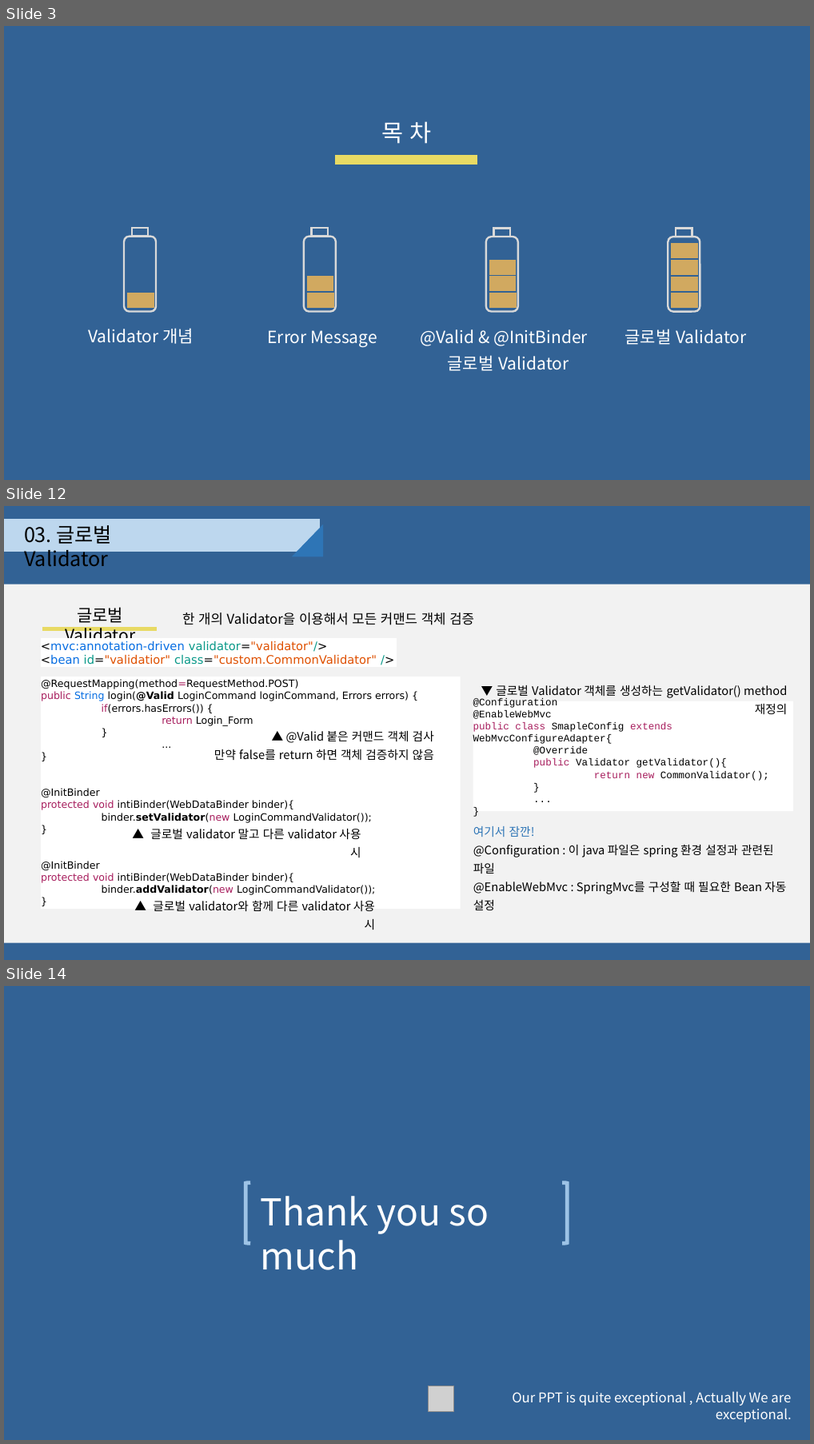
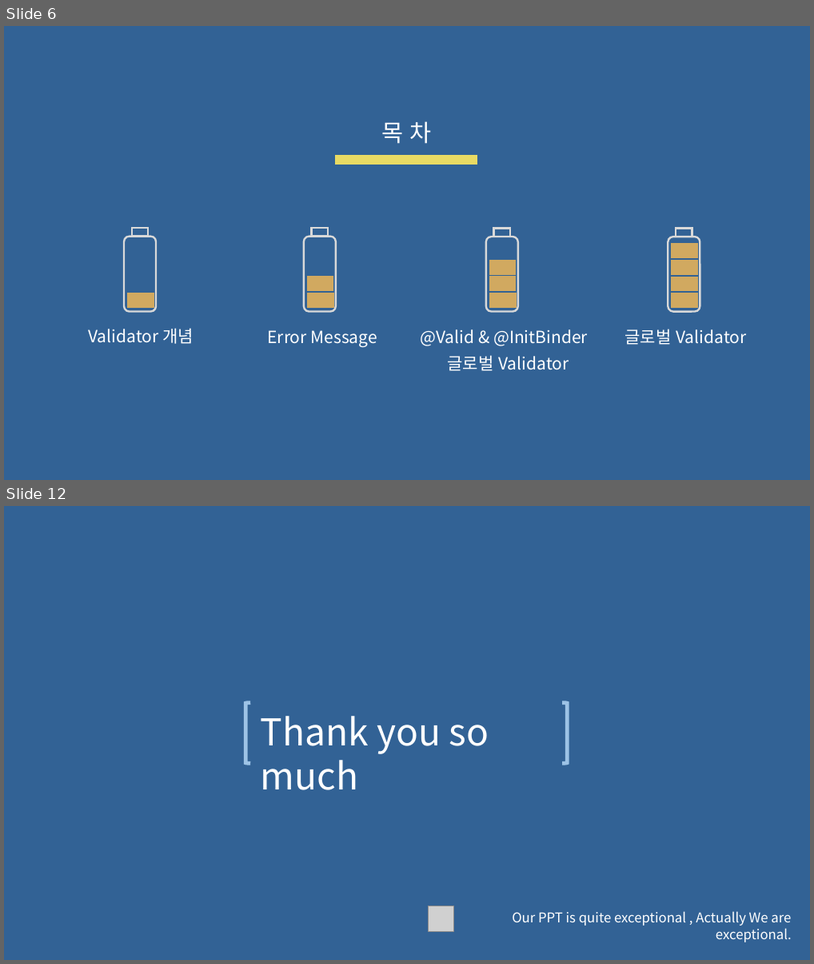
Before and after one commit to djyoon956/OWL_Refactoring, a slide deck: 4조/발표영상 및 PPT/OWL.pptx. Shown one above the other, each under a label of ours: slides 3, 12 and 14 before the commit, slides 6 and 12 after it; the slides between them are not shown. The pictures are 814x1444 and 814x964 pixels, drawn with LibreOffice and Linux fonts; fonts in the diff are those of the drawing; grey boxes stand for pictures. Boxes give left, top, right and bottom in pixels: in the first picture for what was removed or moved away, otherwise in the second. Text is boxed around its words. In the diff, an @@ line names an element or a change of style, - is before the commit and + after.

```diff
--- a/4조/발표영상 및 PPT/OWL.pptx
+++ b/4조/발표영상 및 PPT/OWL.pptx
@@ slide 12 removed at (4,506,810,960), background #326295 @@
@@ rectangle removed at (4,520,319,552) @@
@@ text removed at (24,525,113,567) @@
-03. 글로벌 Validator
@@ right triangle removed at (292,524,323,557) @@
@@ rectangle removed at (4,584,810,943) @@
@@ text removed at (65,607,135,645) @@
-글로벌 Validator
@@ text removed at (182,612,474,625) @@
-한 개의 Validator을 이용해서 모든 커맨드 객체 검증
@@ rectangle removed at (41,638,398,666) @@
-<mvc:annotation-driven validator="validator"/>
-<bean id="validatior" class="custom.CommonValidator" />
@@ rectangle removed at (43,628,157,630) @@
@@ rectangle removed at (41,676,461,908) @@
-@RequestMapping(method=RequestMethod.POST)
-public String login(@Valid LoginCommand loginCommand, Errors errors) {
-if(errors.hasErrors()) {
-return Login_Form
-}
-...
-}
-@InitBinder
-protected void intiBinder(WebDataBinder binder){
-binder.setValidator(new LoginCommandValidator());
-}
-@InitBinder
-protected void intiBinder(WebDataBinder binder){
-binder.addValidator(new LoginCommandValidator());
-}
@@ text removed at (496,685,788,714) @@
-▼ 글로벌 Validator 객체를 생성하는 getValidator() method 재정의
@@ rectangle removed at (474,700,794,811) @@
-@Configuration
-@EnableWebMvc
-public class SmapleConfig extends WebMvcConfigureAdapter{
-@Override
-public Validator getValidator(){
-return new CommonValidator();
-}
-...
-}
@@ text removed at (214,731,434,760) @@
-▲ @Valid 붙은 커맨드 객체 검사
-만약 false를 return 하면 객체 검증하지 않음
@@ text removed at (150,828,361,839) @@
-▲ 글로벌 validator 말고 다른 validator 사용 시
@@ text removed at (474,826,786,910) @@
-여기서 잠깐!
-@Configuration : 이 java 파일은 spring 환경 설정과 관련된 파일
-@EnableWebMvc : SpringMvc를 구성할 때 필요한 Bean 자동 설정
@@ text removed at (153,900,375,911) @@
-▲ 글로벌 validator와 함께 다른 validator 사용 시
@@ what was slide 3 is now slide 6 @@
@@ what was slide 14 is now slide 12 @@
```
Also in this commit, not shown: 1 slide changed, 8 slides added, 9 other slides removed.
